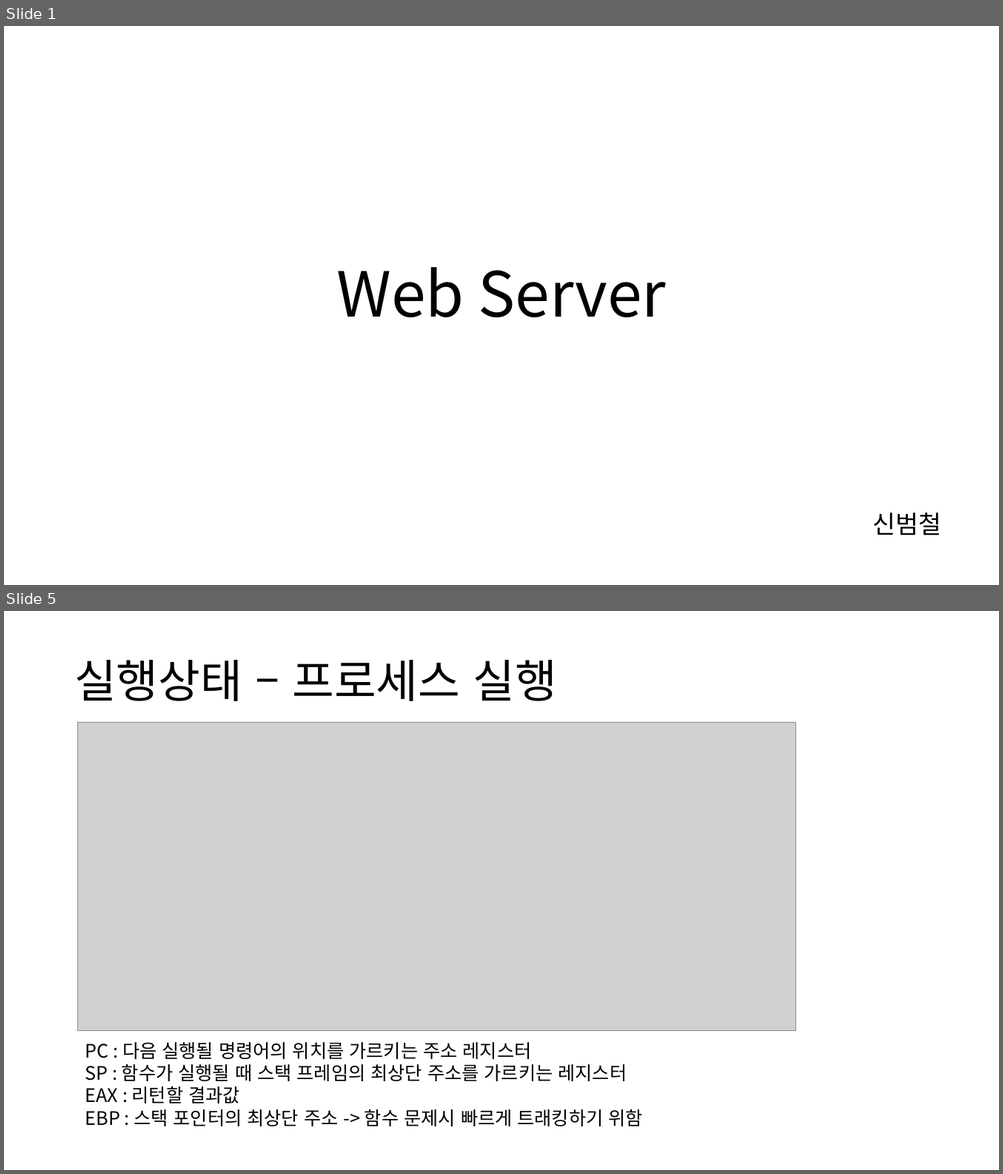
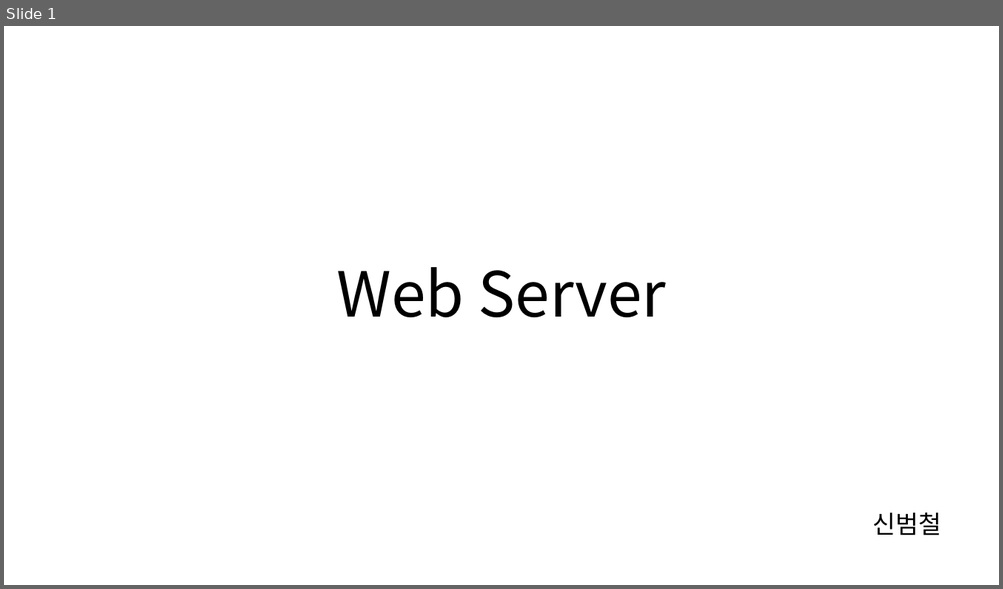
Before and after one commit to cs-study-org/cs-study, a slide deck: 16/beom/WebServer.pptx. Shown one above the other, each under a label of ours: slides 1 and 5 before the commit, slide 1 after it; the slides between them are not shown. The pictures are 1003x1174 and 1003x589 pixels, drawn with LibreOffice and Linux fonts; fonts in the diff are those of the drawing; grey boxes stand for pictures. Boxes give left, top, right and bottom in pixels: in the first picture for what was removed or moved away, otherwise in the second. Text is boxed around its words. In the diff, an @@ line names an element or a change of style, - is before the commit and + after.

```diff
--- a/16/beom/WebServer.pptx
+++ b/16/beom/WebServer.pptx
@@ slide 5 removed at bbox=[4, 611, 999, 1170], background #FFFFFF @@
@@ title removed at bbox=[74, 660, 557, 701] @@
-실행상태 – 프로세스 실행
@@ picture removed at bbox=[78, 722, 796, 1031] @@
@@ text removed at bbox=[85, 1042, 643, 1127] @@
-PC : 다음 실행될 명령어의 위치를 가르키는 주소 레지스터
-SP : 함수가 실행될 때 스택 프레임의 최상단 주소를 가르키는 레지스터
-EAX : 리턴할 결과값
-EBP : 스택 포인터의 최상단 주소 -> 함수 문제시 빠르게 트래킹하기 위함
```
Also in this commit, not shown: 2 slides changed, 8 slides added, 8 other slides removed.
